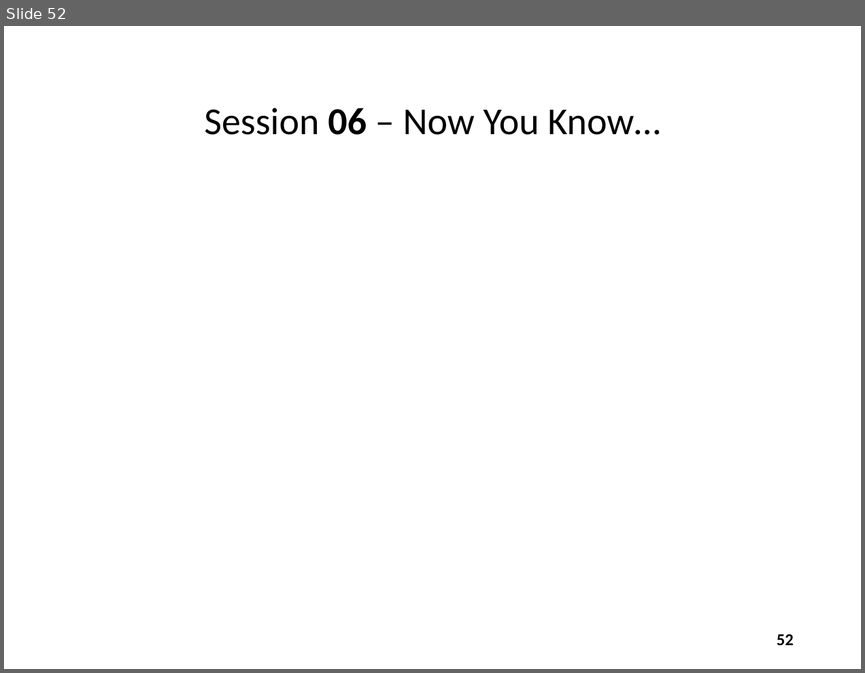
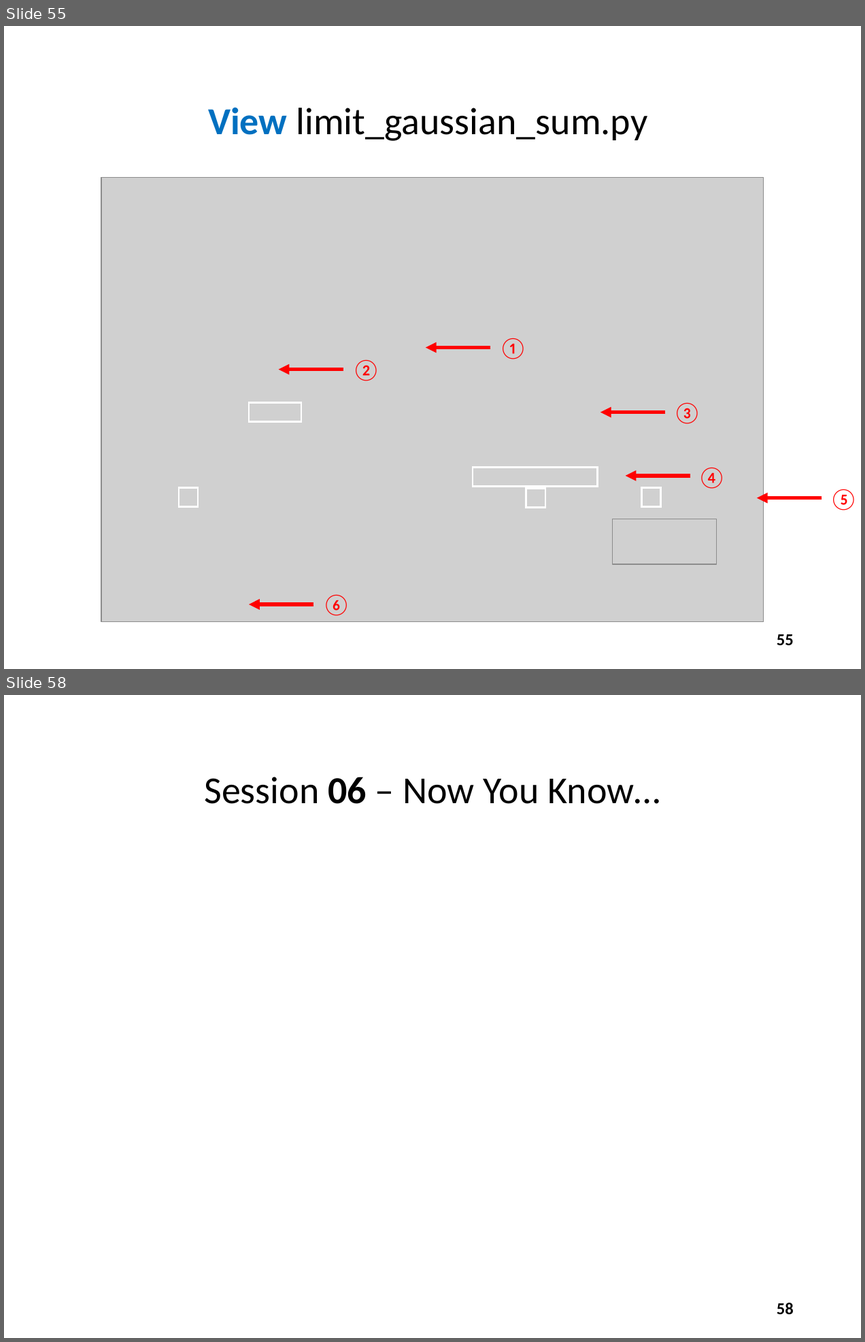
Before and after one commit to dbiersach/scicomp101, a slide deck: Session 06 - Infinite Series and Limits/Session 06 - Infinite Series and Limits.pptx. Shown one above the other, each under a label of ours: slide 52 before the commit, slides 55 and 58 after it; the slides between them are not shown. The pictures are 865x673 and 865x1342 pixels, drawn with LibreOffice and Linux fonts; fonts in the diff are those of the drawing; grey boxes stand for pictures. Boxes give left, top, right and bottom in pixels: in the first picture for what was removed or moved away, otherwise in the second. Text is boxed around its words. In the diff, an @@ line names an element or a change of style, - is before the commit and + after.

Commit message:
Add new limit demonstration

```diff
--- a/Session 06 - Infinite Series and Limits/Session 06 - Infinite Series and Limits.pptx
+++ b/Session 06 - Infinite Series and Limits/Session 06 - Infinite Series and Limits.pptx
@@ slide 55 added at [4,26,861,669], background #FFFFFF @@
@@ title added at [208,107,647,141], 32 pt, text #000000 @@
+View limit_gaussian_sum.py
@@ picture added at [102,177,764,622] @@
@@ arrow added from (491, 347) to (426, 347), #FF0000 3 pt @@
@@ text added at [499,338,528,359], 18 pt, text #FF0000 @@
+①
@@ arrow added from (343, 369) to (278, 369), #FF0000 3 pt @@
@@ text added at [352,360,381,381], 18 pt, text #FF0000 @@
+②
@@ rectangle added at [249,402,301,421], outline #FFFFFF 1.5 pt @@
@@ arrow added from (666, 412) to (600, 412), #FF0000 3 pt @@
@@ text added at [673,403,702,424], 18 pt, text #FF0000 @@
+③
@@ rectangle added at [473,467,598,486], outline #FFFFFF 1.5 pt @@
@@ text added at [698,467,726,488], 18 pt, text #FF0000 @@
+④
@@ rectangle added at [179,487,198,506], outline #FFFFFF 1.5 pt @@
@@ rectangle added at [526,488,545,507], outline #FFFFFF 1.5 pt @@
@@ arrow added from (690, 476) to (626, 476), #FF0000 3 pt @@
@@ rectangle added at [641,487,660,506], outline #FFFFFF 1.5 pt @@
@@ text added at [830,488,858,510], 18 pt, text #FF0000 @@
+⑤
@@ arrow added from (821, 498) to (756, 498), #FF0000 3 pt @@
@@ picture added at [613,518,716,564] @@
@@ text added at [322,594,351,616], 18 pt, text #FF0000 @@
+⑥
@@ arrow added from (314, 604) to (249, 604), #FF0000 3 pt @@
@@ page number added at [776,634,793,645], 14 pt, text #000000, bold @@
+55
@@ what was slide 52 is now slide 58 @@
@@ page number at [776,1302,793,1314]: text changed @@
-52
+58
```
Also in this commit, not shown: 5 other slides added, 2 other files.
